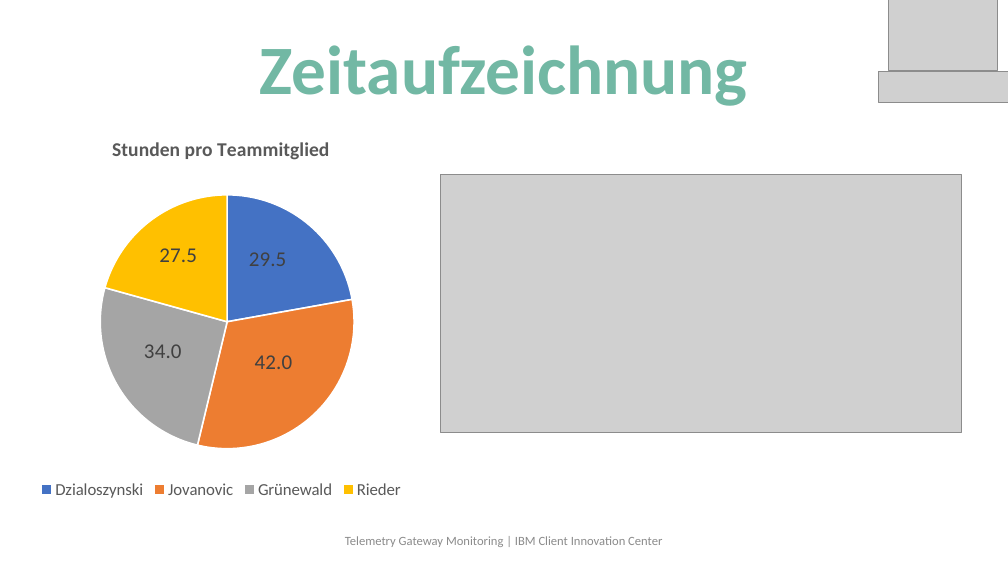
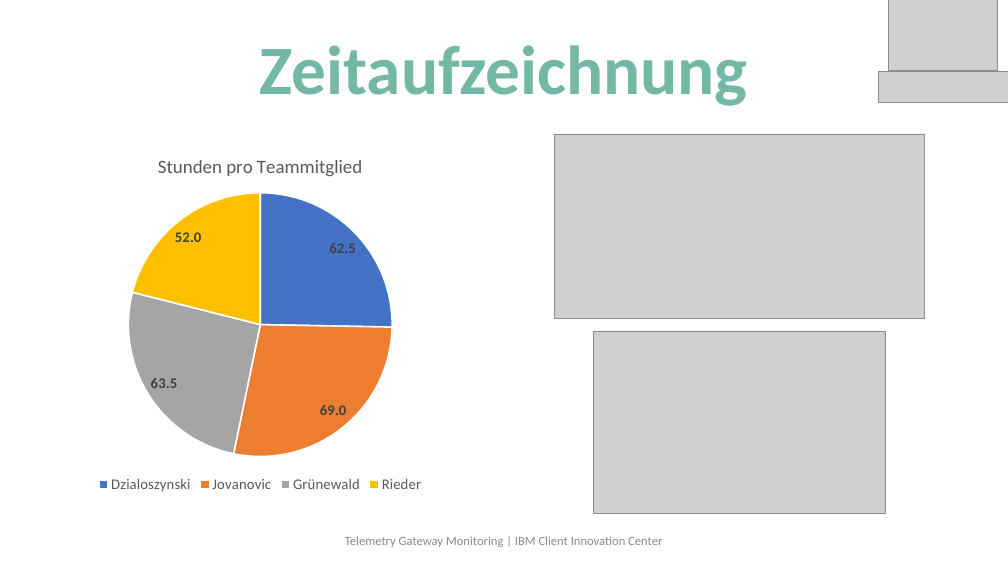
Before and after one commit to telemetry-gateway-monitoring/tgm-ibm, a slide deck: slide 12 of Telemetry Gateway Monitoring.pptx. Drawn at 1008x567 pixels with LibreOffice and Linux fonts; fonts in the diff are those of the drawing; grey boxes stand for pictures. Boxes give left, top, right and bottom in pixels: in the first picture for what was removed or moved away, otherwise in the second. Text is boxed around its words. In the diff, an @@ line names an element or a change of style, - is before the commit and + after.

Commit message:
Updated presentation

```diff
--- a/Telemetry Gateway Monitoring.pptx
+++ b/Telemetry Gateway Monitoring.pptx
@@ pie chart at <box>17,141,504,497</box> @@
-Series 1: 29.5, 42, 34, 27.5
+Series 1: 62.5, 69, 63.5, 52
@@ data labels of Series 1 changed @@
@@ legend changed @@
@@ pie chart: place and size @@
-pie chart at <box>0,120,520,504</box>
+pie chart at <box>17,141,504,497</box>
@@ picture added at <box>554,134,925,318</box> @@
@@ picture removed at <box>441,175,961,433</box> @@
@@ picture added at <box>594,331,885,513</box> @@
```
Also in this commit, not shown: 6 other slides changed, 1 slide added.
